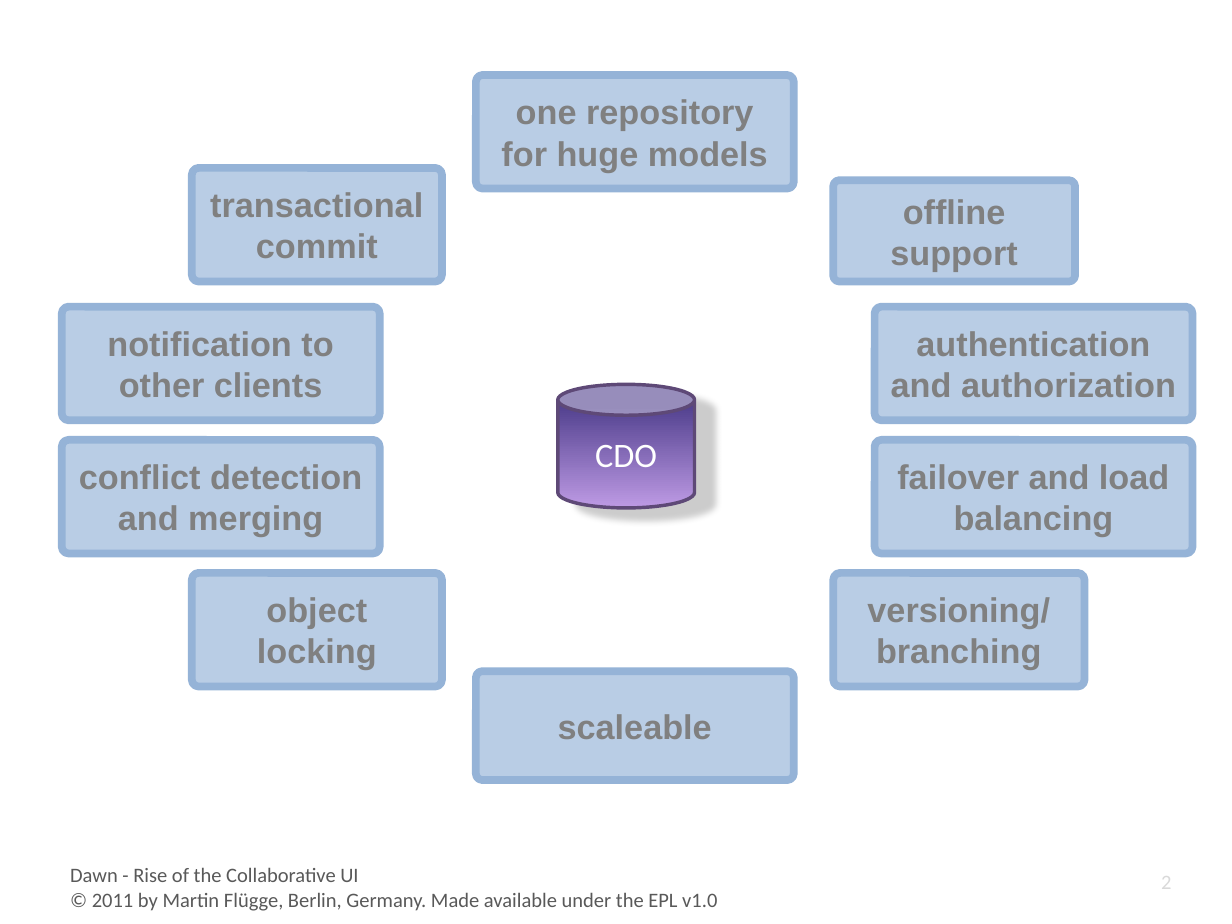
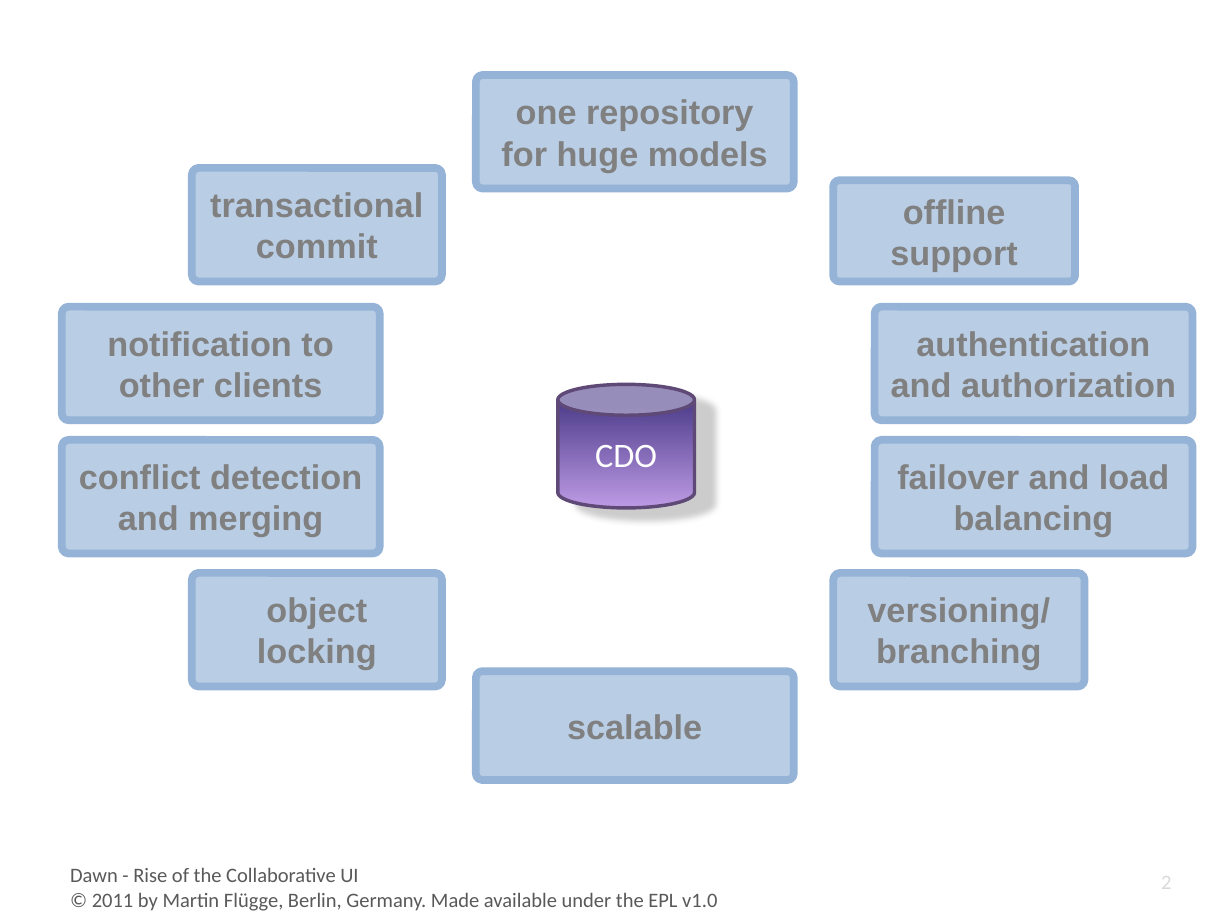
Before and after one commit to eclipse-cdo/cdo.www, a slide deck: slide 2 of documentation/presentations/Dawn_EclipseCon_2011/Dawn_EclipseCon_2011.pptx. Drawn at 1232x924 pixels with LibreOffice and Linux fonts; fonts in the diff are those of the drawing; background and template pictures are left out. Boxes give left, top, right and bottom in pixels: in the first picture for what was removed or moved away, otherwise in the second. Text is boxed around its words. In the diff, an @@ line names an element or a change of style, - is before the commit and + after.

Commit message:
fixed typo in EclipseCon 2011 slides

```diff
--- a/documentation/presentations/Dawn_EclipseCon_2011/Dawn_EclipseCon_2011.pptx
+++ b/documentation/presentations/Dawn_EclipseCon_2011/Dawn_EclipseCon_2011.pptx
@@ text in rounded rectangle at bbox=[567, 714, 702, 739]: text changed @@
-scaleable
+scalable
```
Also in this commit, not shown: 2 other files.
